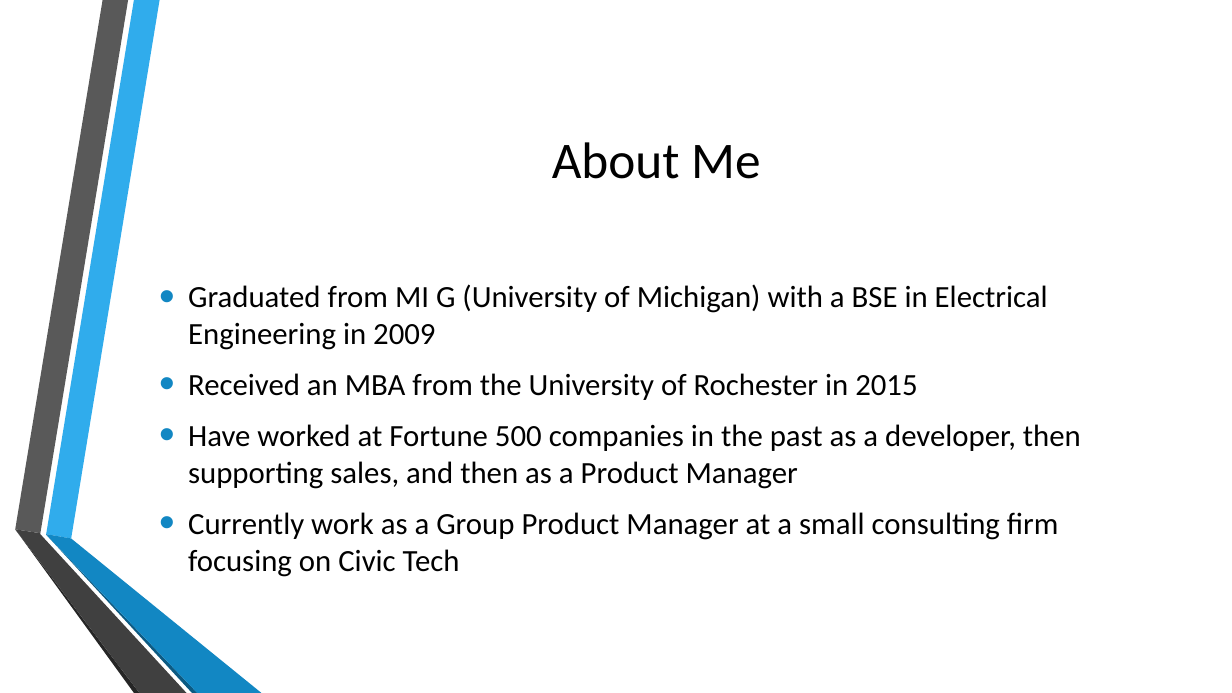
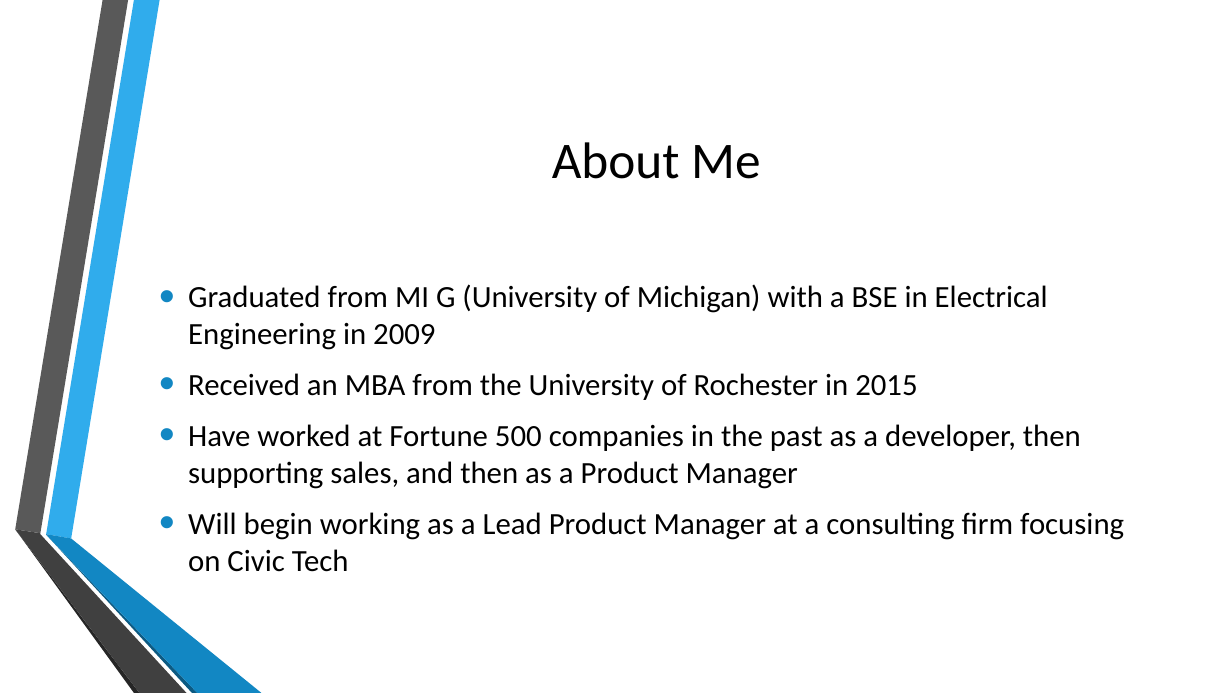
Before and after one commit to prakitmohal/presentations, a slide deck: slide 3 of Resumes 101.pptx. Drawn at 1232x693 pixels with LibreOffice and Linux fonts; fonts in the diff are those of the drawing; background and template pictures are left out. Boxes give left, top, right and bottom in pixels: in the first picture for what was removed or moved away, otherwise in the second. Text is boxed around its words. In the diff, an @@ line names an element or a change of style, - is before the commit and + after.

```diff
--- a/Resumes 101.pptx
+++ b/Resumes 101.pptx
@@ text at (188,512,1124,572): text changed @@
-• Currently work as a Group Product Manager at a small consulting firm focusing on Civic Tech
+• Will begin working as a Lead Product Manager at a consulting firm focusing on Civic Tech
```
Also in this commit, not shown: 15 other slides changed, 1 slide added, 1 other file.
